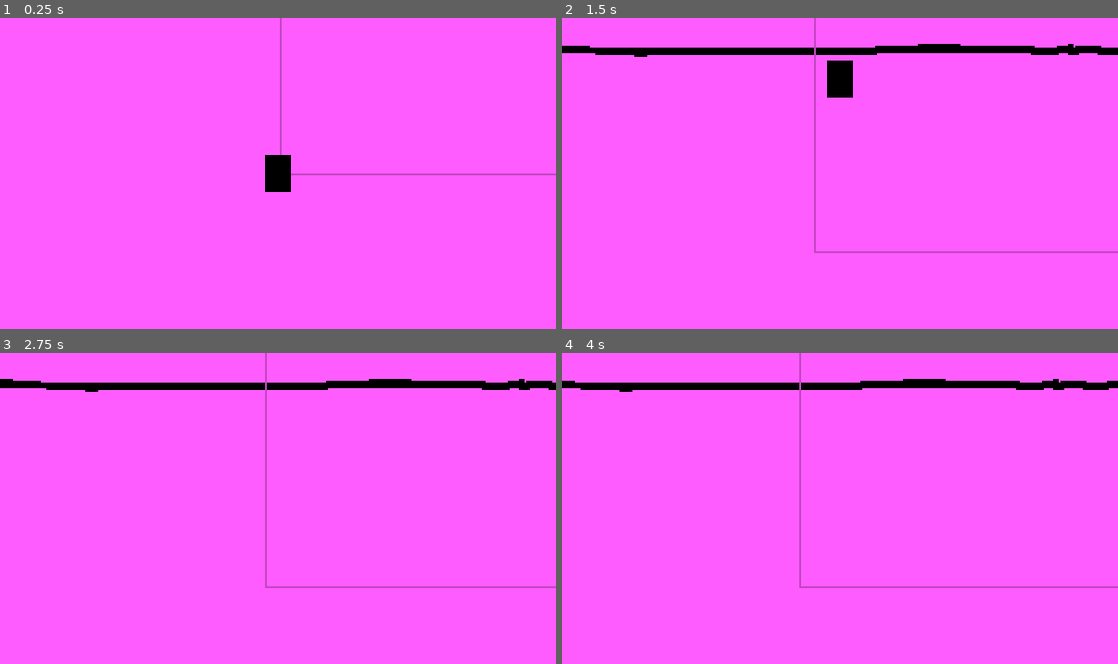
Above: before the commit, frames 1-4 (two rows, left to right).
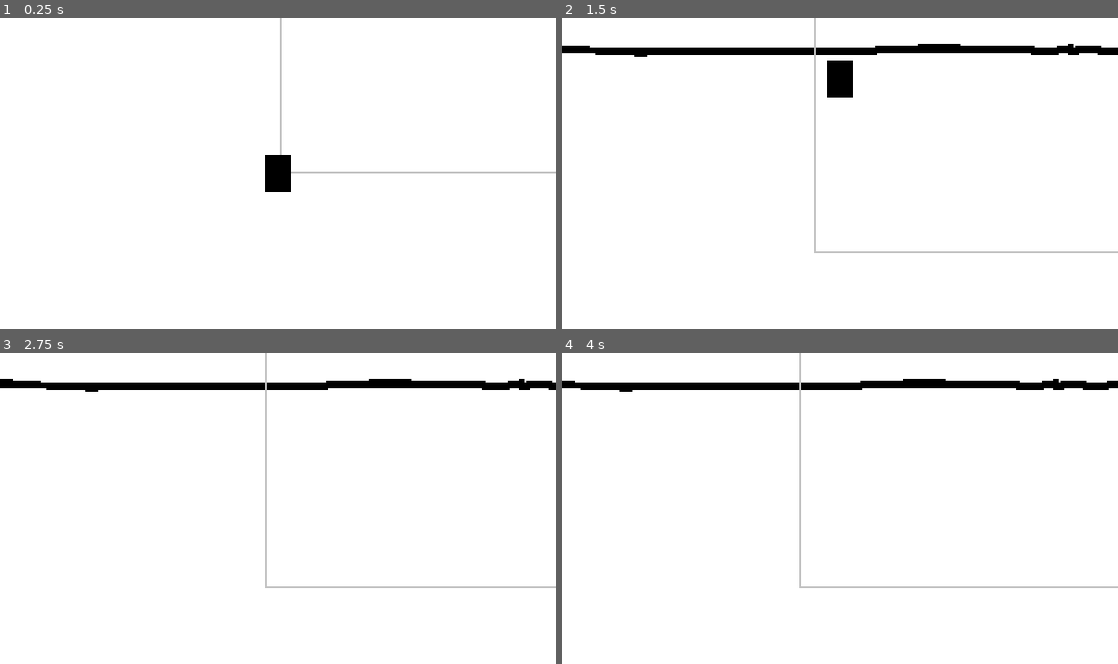
Above: after the commit, the same moments.

Repository: EdBarrancos/Operation_Ai_pain
Game: Godot game, scene res://Scenes/World.tscn
Two runs of this game, one before a commit and one after it. Both use one fixed random seed, a clock stepped at 60 frames per second and the inputs below. The engine's default icon, where the game draws it, is replaced by a stand-in: a white triangle on a blue panel in a dark square.
Inputs:
- Up to frame 1 (0.25 s): no input
- Up to frame 2 (1.5 s): tap Enter at 0.5 s; hold D (RIGHT) 0.53-1.28 s; tap T (TEST) at 0.6, 1.35 s; hold S (DOWN) from 1.28 s (still down)
- Up to frame 3 (2.75 s): release S (DOWN) at 2.03 s; hold D (RIGHT) from 2.03 s (still down); tap T (TEST) at 2.1 s
- Up to frame 4 (4 s): tap Space at 2.75 s; release D (RIGHT) at 2.78 s; hold W (UP) 2.78-3.53 s; tap T (TEST) at 2.85, 3.6 s; tap Enter at 3.5 s; hold A (LEFT) from 3.53 s (still down)

The runs differ from the first frame. In frame 1, 99% of the frame differs, in the area x 0-100%, y 0-100%; in frame 2, 97%; in frame 3, 98%; in frame 4, 98%.

Commit message:
Create Monster

Diff:
--- /dev/null
+++ b/OperationAi/Scenes/Monster.tscn
@@ -0,0 +1,11 @@
+[gd_scene load_steps=2 format=2]
+
+[ext_resource path="res://Scripts/Monster.gd" type="Script" id=1]
+
+[node name="Monster" type="Node2D"]
+script = ExtResource( 1 )
+
+[node name="DecreaseHunger" type="Timer" parent="."]
+autostart = true
+
+[connection signal="timeout" from="DecreaseHunger" to="." method="_on_DecreaseHunger_timeout"]
--- a/OperationAi/Scenes/Room.tscn
+++ b/OperationAi/Scenes/Room.tscn
@@ -1,36 +1,48 @@
-[gd_scene load_steps=6 format=2]
+[gd_scene load_steps=8 format=2]
 
 [ext_resource path="res://Player/Scenes/Player.tscn" type="PackedScene" id=1]
 [ext_resource path="res://ArtAssets/Quarto_Base.png" type="Texture" id=2]
 [ext_resource path="res://icon.png" type="Texture" id=3]
+[ext_resource path="res://Scenes/Monster.tscn" type="PackedScene" id=4]
+[ext_resource path="res://Scripts/Room.gd" type="Script" id=5]
 
 [sub_resource type="Shader" id=1]
 code = "shader_type canvas_item;
+render_mode unshaded; // will output the shader opaquely
 
-uniform float brightness = 1.0;
-uniform float contrast = 1.0;
-uniform float saturation = 1.0;
 
-void fragment() {
-    vec3 c = textureLod(SCREEN_TEXTURE, SCREEN_UV, 0.0).rgb;
+// BASIC VIGNETTE
 
-    c.rgb = mix(vec3(0.0), c.rgb, brightness);
-    c.rgb = mix(vec3(0.5), c.rgb, contrast);
-    c.rgb = mix(vec3(dot(vec3(1.0), c.rgb) * 0.33333), c.rgb, saturation);
+// resolution of the texture
+uniform vec2 resolution = vec2(300, 168);
 
-    COLOR.rgb = c;
+
+// fragment() runs on every pixel
+void fragment (){
+
+    // sample the texture
+    vec4 tex_color = texture(TEXTURE, UV);
+
+    // determine center of texture
+    vec2 position = (FRAGCOORD.xy / resolution.xy) - vec2(0.5, 0.5);
+
+    // determine length of current pixel to center of texture
+    float len = length(position);
+
+    // visualize length for debugging purposes
+    COLOR = vec4(1.0, vec3(len));
+
 }"
 
 [sub_resource type="ShaderMaterial" id=2]
 shader = SubResource( 1 )
-shader_param/brightness = 1.0
-shader_param/contrast = 1.0
-shader_param/saturation = 1.0
+shader_param/resolution = Vector2( 300, 168 )
 
 [node name="Room" type="Node2D"]
+script = ExtResource( 5 )
 
 [node name="Quarto_Base" type="Sprite" parent="."]
-position = Vector2( -1.3869, 169.117 )
+position = Vector2( -1.3869, 168.697 )
 texture = ExtResource( 2 )
 
 [node name="Player" parent="." instance=ExtResource( 1 )]
@@ -39,8 +51,15 @@
 [node name="CanvasLayer" type="CanvasLayer" parent="."]
 
 [node name="VignetteShader" type="Sprite" parent="CanvasLayer"]
-modulate = Color( 1, 0.364706, 1, 1 )
+modulate = Color( 0, 0, 0, 0 )
 material = SubResource( 2 )
-position = Vector2( 149.424, 84.2687 )
-scale = Vector2( 4.71065, 2.65324 )
+position = Vector2( 148.776, 83.6835 )
+scale = Vector2( 5, 2.64961 )
 texture = ExtResource( 3 )
+
+[node name="Monster" parent="." instance=ExtResource( 4 )]
+initialHunger = 50
+waitingTime = 5
+
+[connection signal="monster_is_full" from="Monster" to="." method="_on_Monster_monster_is_full"]
+[connection signal="monster_is_hungry" from="Monster" to="." method="_on_Monster_monster_is_hungry"]
--- /dev/null
+++ b/OperationAi/Scripts/Monster.gd
@@ -0,0 +1,55 @@
+extends Node2D
+
+signal monster_is_full
+signal monster_is_hungry
+
+
+export var maxHunger = 100
+export var minHunger = 0
+export var initialHunger = 0
+export var baseDecreases = 10
+
+export var waitingTime = 1
+
+var currentHunger
+var decreasesByTime
+
+onready var timer = $DecreaseHunger
+
+########
+#EVENTS#
+########
+
+func _ready():
+	ResetHunger()
+	timer.set_wait_time(waitingTime)
+
+func _process(_delta):
+	if IsStarving():
+		emit_signal("monster_is_hungry")
+	if IsSatisfied():
+		emit_signal("monster_is_full")
+
+func _on_DecreaseHunger_timeout():
+	print("Monter just Got Hungrier")
+	LowerHunger(decreasesByTime)
+
+###################
+#HUNGER MANAGEMENT#
+###################
+
+func ResetHunger():
+	currentHunger = initialHunger
+	decreasesByTime = baseDecreases
+
+func LowerHunger(value):
+	currentHunger -= value
+
+func GainHunger(value):
+	currentHunger += value
+
+func IsSatisfied():
+	return currentHunger >= maxHunger
+
+func IsStarving():
+	return currentHunger <= minHunger
--- /dev/null
+++ b/OperationAi/Scripts/Room.gd
@@ -0,0 +1,23 @@
+extends Node2D
+
+onready var player = $Player
+onready var monster = $Monster
+onready var vignette = $CanvasLayer/VignetteShader
+
+
+# Called when the node enters the scene tree for the first time.
+func _ready():
+	pass # Replace with function body.
+
+
+# Called every frame. 'delta' is the elapsed time since the previous frame.
+#func _process(delta):
+#	pass
+
+
+func _on_Monster_monster_is_full():
+	print("Monster is Full")
+
+
+func _on_Monster_monster_is_hungry():
+	print("Monster is Hungry")
